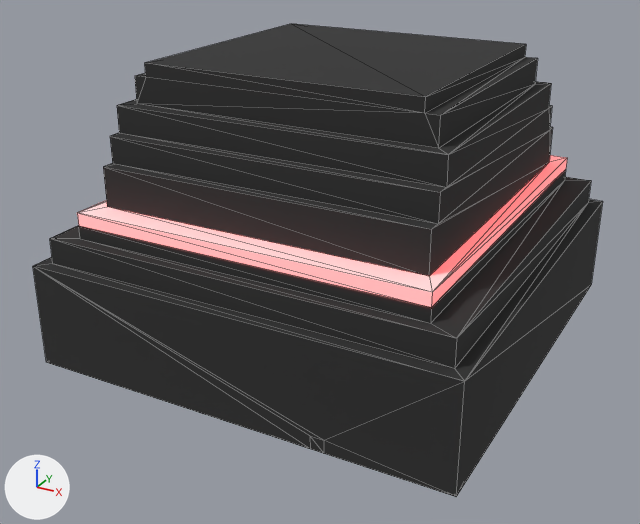
One commit to the glTF model public/resources/headwear/beanie.glb: the scene before it, then after it.
Rendered twice from a camera (50 mm lens) standing at (2.86, -5.45, 15.21) and looking at (-0.21, 0.12, 12.42). The axes (+X, +Y, +Z) are drawn at lower left. The lights are the same throughout. Mesh edges are drawn as thin lines. Where no turn or scale is listed for an object, it has been applied to the vertices. Vertices at the same position are counted once.

The first picture shows 'beanie.001'.
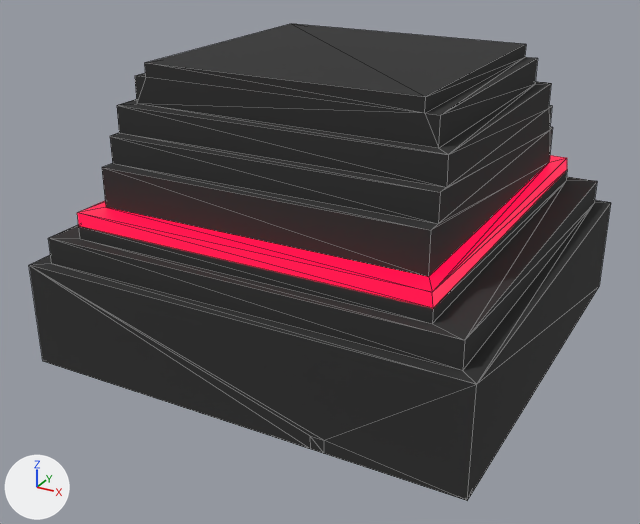
Scene script edits in JSON lines:
```json
{"op": "add", "block": "mat_material_004", "code": ["mat_material_004 = principled_material('Material.004')", "mat_material_004.base_color = (0.8, 0.0, 0.00325)  # red #e7000b", "mat_material_004.emission_color = (1.0, 0.0, 0.0666)  # pink #ff0049", "mat_material_004.emission_strength = 1.0"]}
{"block": "me_hairs_vox_26_001", "where": "# used by ob_beanie_001; location = (0.0, 0.0, 0.0)"}
{"op": "remove", "block": "me_hairs_vox_26_001", "code": "me_hairs_vox_26_001.from_pydata(...)  # 110 vertices, 216 faces; spans x -1.8..1.5, y -1.3..2.1, z 11.8..14.0"}
{"op": "add", "block": "me_hairs_vox_26_001", "code": "me_hairs_vox_26_001.from_pydata(...)  # 110 vertices, 216 faces; spans x -1.84..1.57, y -1.3..2.1, z 11.8..14.0"}
{"block": "me_hairs_vox_26_001", "change": "me_hairs_vox_26_001 part 1: 24 of 110 vertices moved; they spanned x -1.8..1.5, y -1.3..2.1, z 11.8..13.3 and now span x -1.84..1.57, y -1.3..2.1, z 11.8..13.3; mean shift (0.01, 0.0, 0.0); largest move (1.5, 2.1, 12.6) -> (1.57, 2.1, 12.6)"}
{"block": "me_hairs_vox_26_001", "change": "me_hairs_vox_26_001 part 2: 16 faces spanning x -1.5..1.21, y -1.1..1.9, z 12.9..13.0 switch from mat_material_template_083 to mat_material_004 (red #e7000b)"}
```

Boxes [x1, y1, x2, y2] around the edits, measured in the pictures (640 x 524 px; the box of a moved part takes in the faces that stretch with it):
```json
{"object": "beanie.001", "change": "reshaped", "before": [33, 24, 603, 497], "after": [29, 24, 611, 501]}
{"part": 1, "of": "me_hairs_vox_26_001", "change": "moved or reshaped", "before": [33, 163, 603, 497], "after": [29, 163, 611, 501]}
{"part": 2, "of": "me_hairs_vox_26_001", "change": "recoloured", "before": [77, 155, 567, 308], "after": [77, 155, 567, 308], "on screen": "pink to red"}
```
